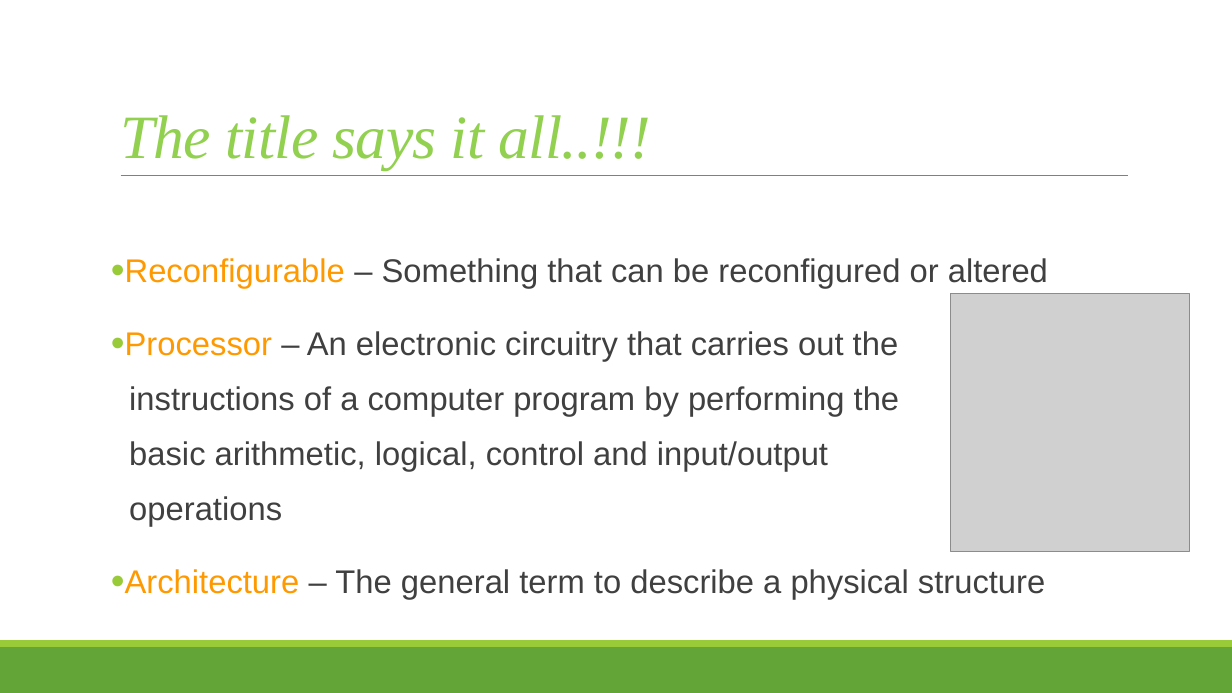
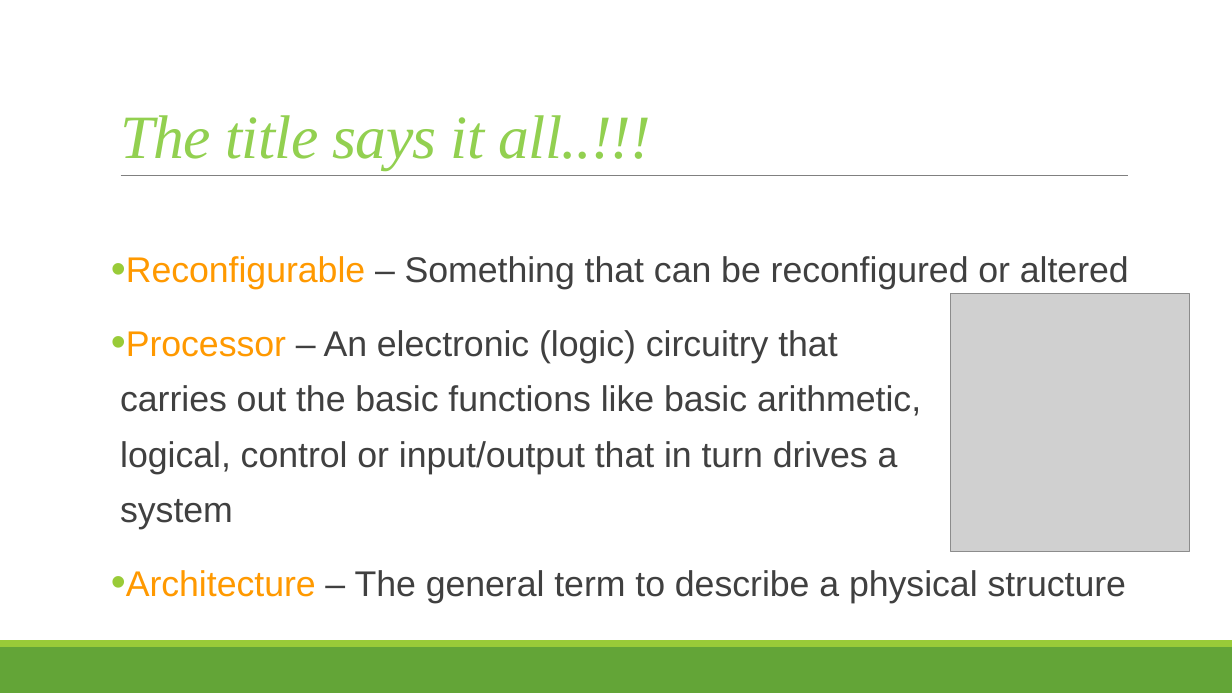
Before and after one commit to puthukkaden/Reconfigrable_Processor_Architecture, a slide deck: slide 4 of Presentation/Presentation1.pptx. Drawn at 1232x693 pixels with LibreOffice and Linux fonts; fonts in the diff are those of the drawing; grey boxes stand for pictures. Boxes give left, top, right and bottom in pixels: in the first picture for what was removed or moved away, otherwise in the second. Text is boxed around its words. In the diff, an @@ line names an element or a change of style, - is before the commit and + after.

```diff
--- a/Presentation/Presentation1.pptx
+++ b/Presentation/Presentation1.pptx
@@ text at [126,256,1129,603]: size 25.5 to 27.8 pt in "Reconfigurable – Something that can be reconfigured ...", "Architecture – The general term to describe ..."; line spacing 1.4 to 1.3 @@
@@ text at [120,330,921,529]: text changed; size 25.5 to 27.8 pt @@
-• Processor – An electronic circuitry that carries out the
-  instructions of a computer program by performing the
-  basic arithmetic, logical, control and input/output
-  operations
+• Processor – An electronic (logic) circuitry that
+  carries out the basic functions like basic arithmetic,
+  logical, control or input/output that in turn drives a
+  system
```
Also in this commit, not shown: 5 other slides changed, 11 slides added, 2 other files.
